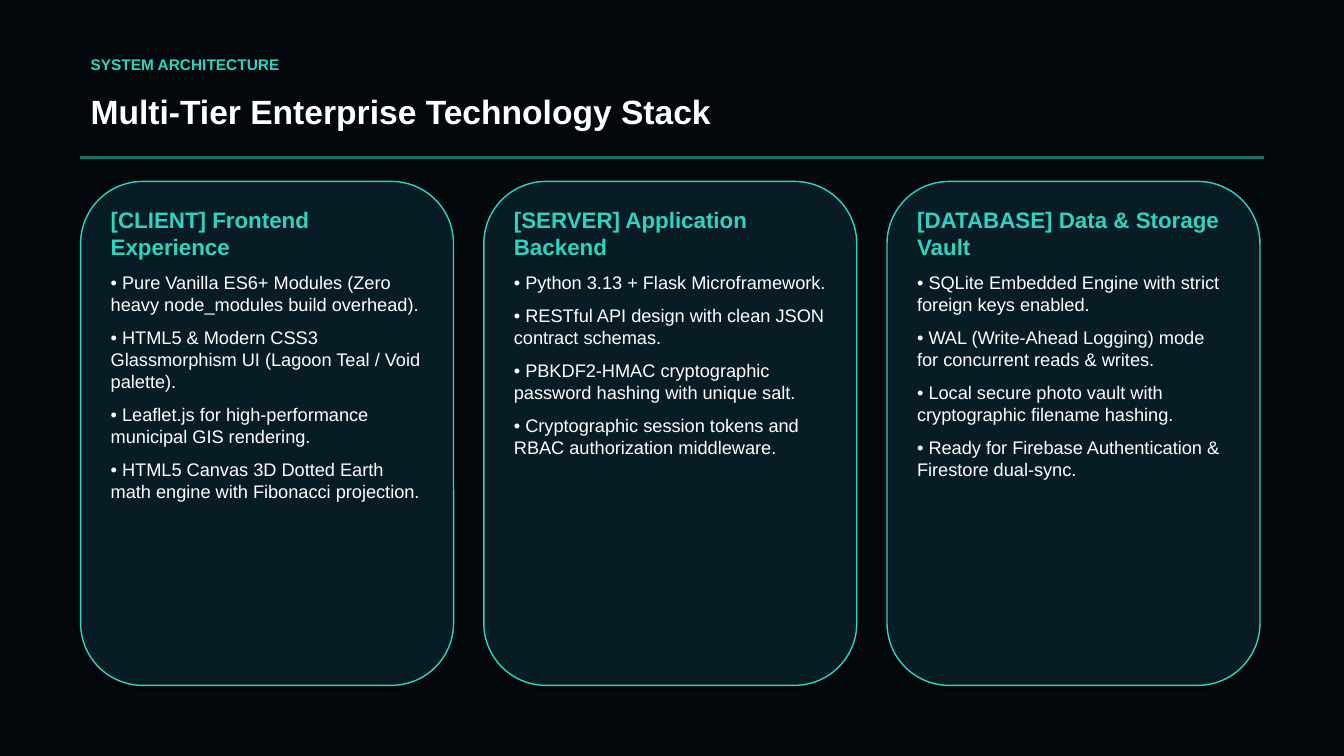
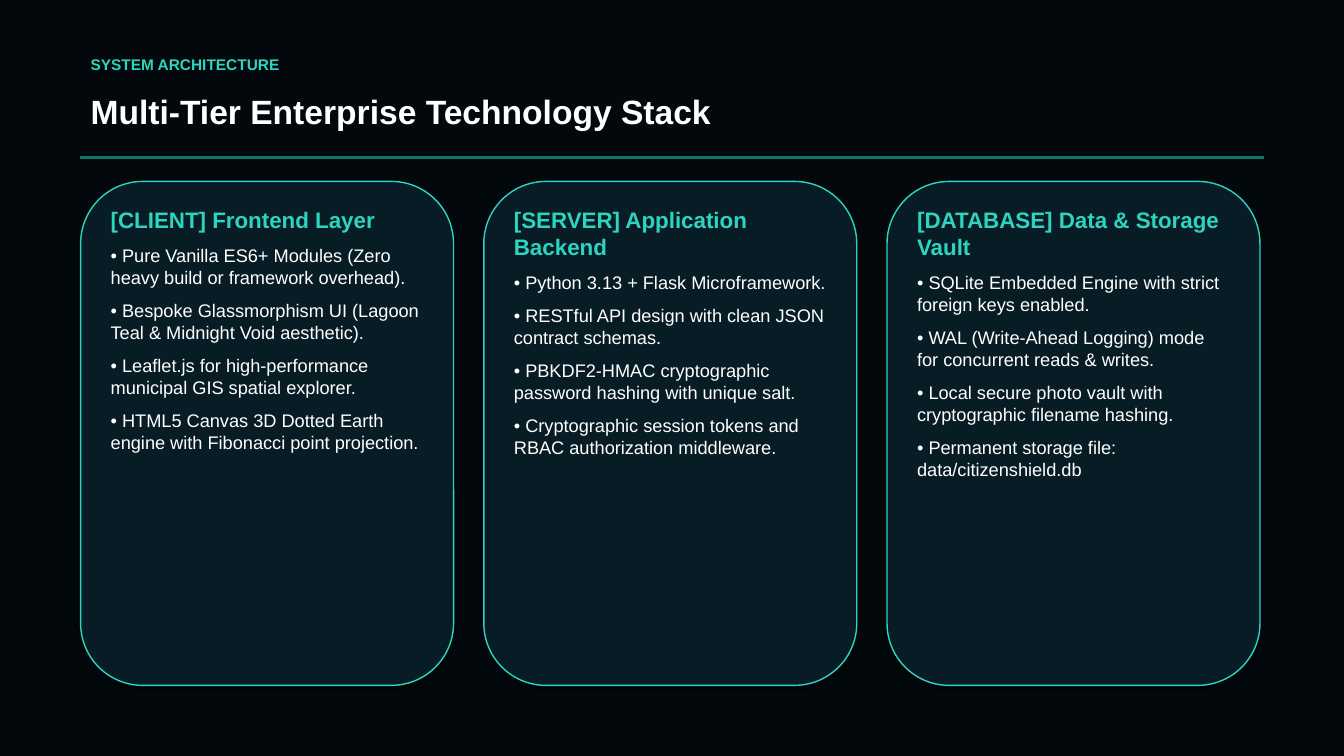
Before and after one commit to chinmaymr7090/CitizenShield, a slide deck: slide 4 of CitizenShield_Presentation.pptx. Drawn at 1344x756 pixels with LibreOffice and Linux fonts; fonts in the diff are those of the drawing. Boxes give left, top, right and bottom in pixels: in the first picture for what was removed or moved away, otherwise in the second. Text is boxed around its words. In the diff, an @@ line names an element or a change of style, - is before the commit and + after.

```diff
--- a/CitizenShield_Presentation.pptx
+++ b/CitizenShield_Presentation.pptx
@@ text at bbox=[111, 212, 419, 453]: text changed @@
-[CLIENT] Frontend Experience
-• Pure Vanilla ES6+ Modules (Zero heavy node_modules build overhead).
-• HTML5 & Modern CSS3 Glassmorphism UI (Lagoon Teal / Void palette).
-• Leaflet.js for high-performance municipal GIS rendering.
-• HTML5 Canvas 3D Dotted Earth math engine with Fibonacci projection.
+[CLIENT] Frontend Layer
+• Pure Vanilla ES6+ Modules (Zero heavy build or framework overhead).
+• Bespoke Glassmorphism UI (Lagoon Teal & Midnight Void aesthetic).
+• Leaflet.js for high-performance municipal GIS spatial explorer.
+• HTML5 Canvas 3D Dotted Earth engine with Fibonacci point projection.
@@ text at bbox=[917, 440, 1116, 476]: text changed @@
-• Ready for Firebase Authentication & Firestore dual-sync.
+• Permanent storage file: data/citizenshield.db
```
Also in this commit, not shown: 10 other slides changed, 1 slide added, 1 slide removed, 1 other file.
